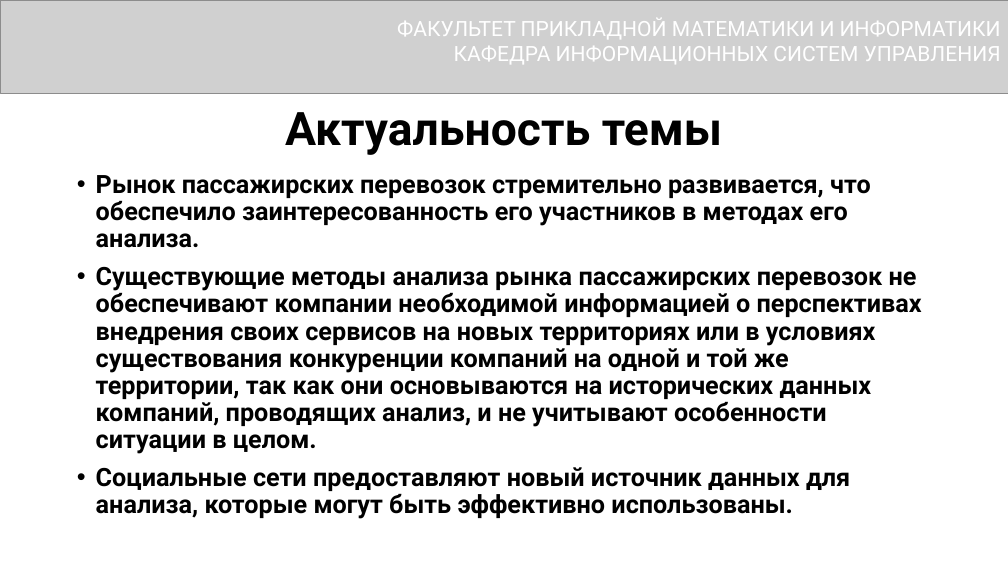
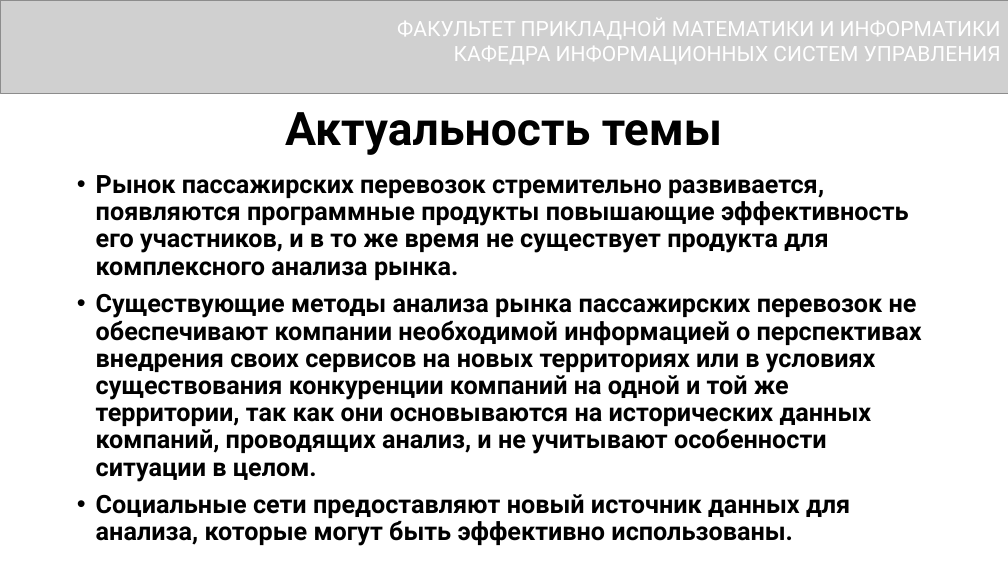
Before and after one commit to IlyaZinkovich/diploma, a slide deck: slide 2 of ПрезентацияЗинькович.pptx. Drawn at 1008x567 pixels with LibreOffice and Linux fonts; fonts in the diff are those of the drawing; grey boxes stand for pictures. Boxes give left, top, right and bottom in pixels: in the first picture for what was removed or moved away, otherwise in the second. Text is boxed around its words. In the diff, an @@ line names an element or a change of style, - is before the commit and + after.

```diff
--- a/ПрезентацияЗинькович.pptx
+++ b/ПрезентацияЗинькович.pptx
@@ text at (96,175,909,280): text changed @@
-• Рынок пассажирских перевозок стремительно развивается, что обеспечило заинтересованность его участников в методах его анализа.
+• Рынок пассажирских перевозок стремительно развивается, появляются программные продукты повышающие эффективность его участников, и в то же время не существует продукта для комплексного анализа рынка.
```
Also in this commit, not shown: 6 other files.
